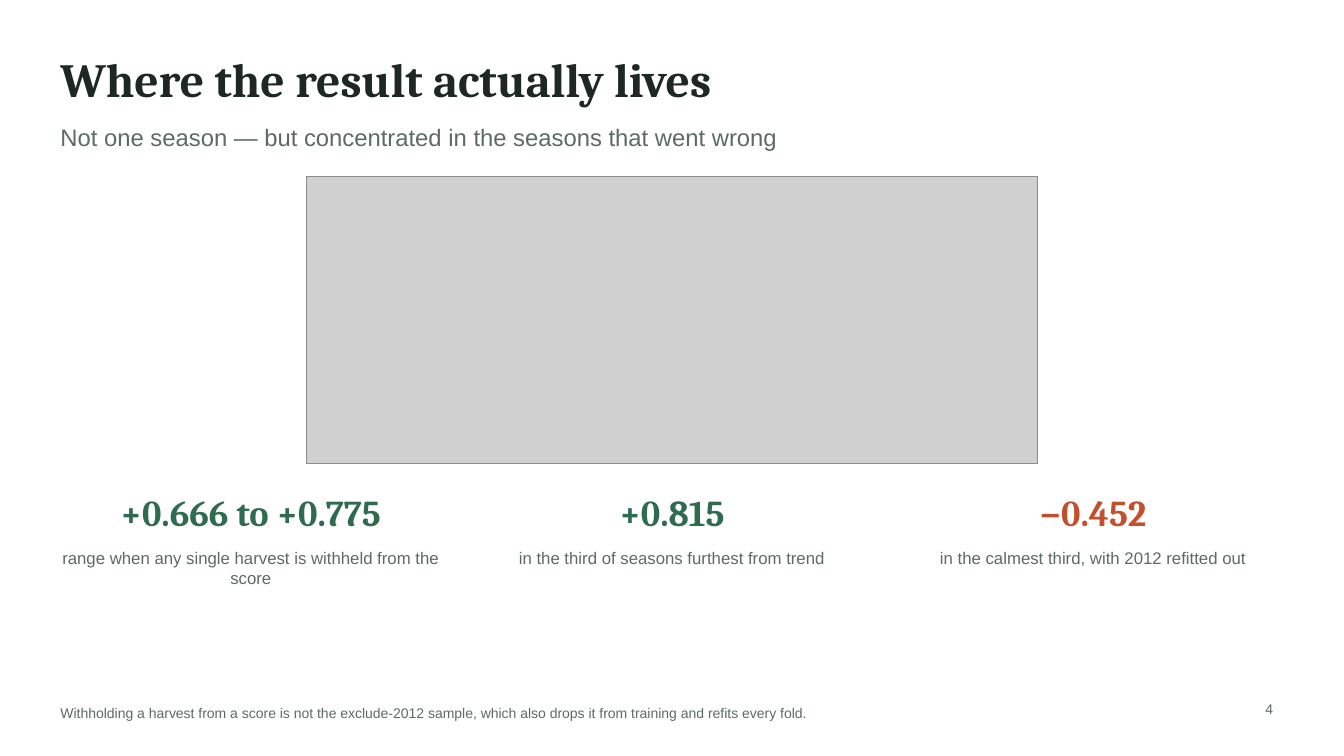
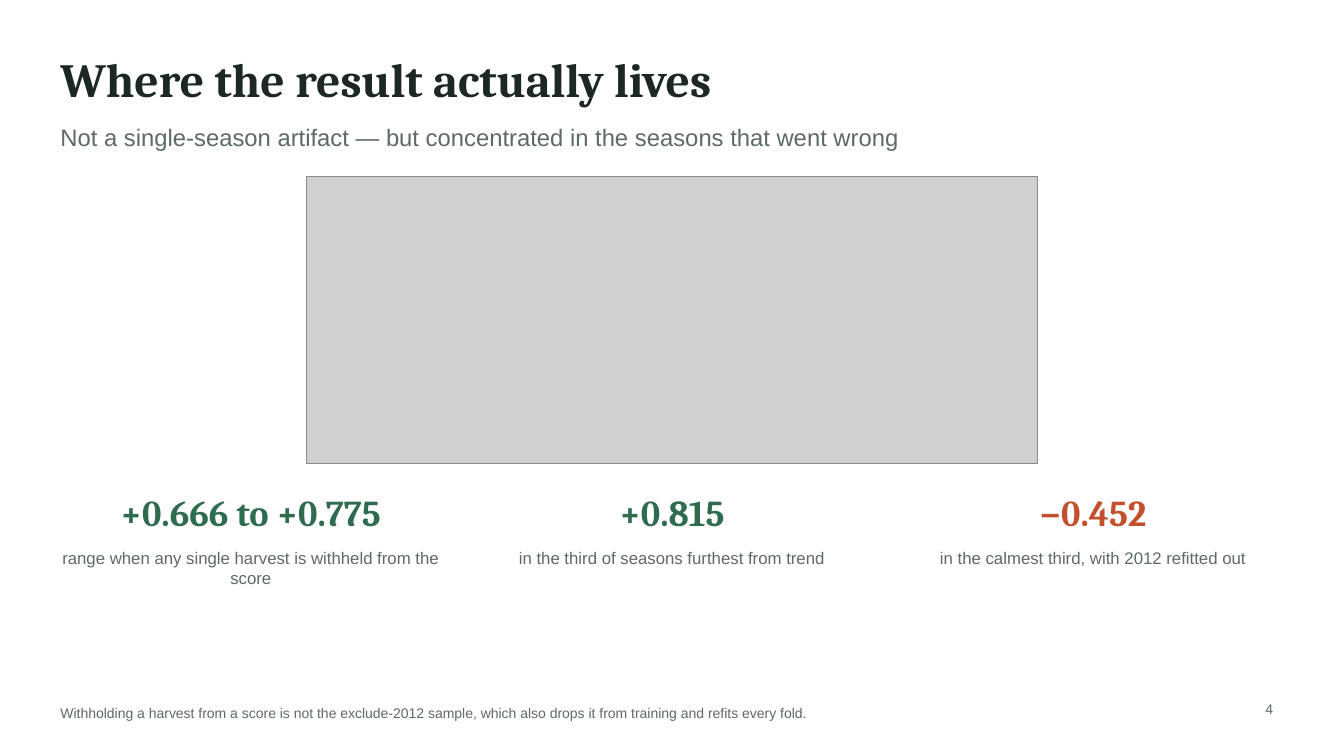
Before and after one commit to haydn-s/climate-futures-pricing, a slide deck: slide 4 of presentation/final/output/climate-futures-pricing-final.pptx. Drawn at 1344x756 pixels with LibreOffice and Linux fonts; fonts in the diff are those of the drawing; grey boxes stand for pictures. Boxes give left, top, right and bottom in pixels: in the first picture for what was removed or moved away, otherwise in the second. Text is boxed around its words. In the diff, an @@ line names an element or a change of style, - is before the commit and + after.

```diff
--- a/presentation/final/output/climate-futures-pricing-final.pptx
+++ b/presentation/final/output/climate-futures-pricing-final.pptx
@@ text at <box>60,128,898,151</box>: text changed @@
-Not one season — but concentrated in the seasons that went wrong
+Not a single-season artifact — but concentrated in the seasons that went wrong
```
Also in this commit, not shown: 4 other slides changed, 1 other file.
